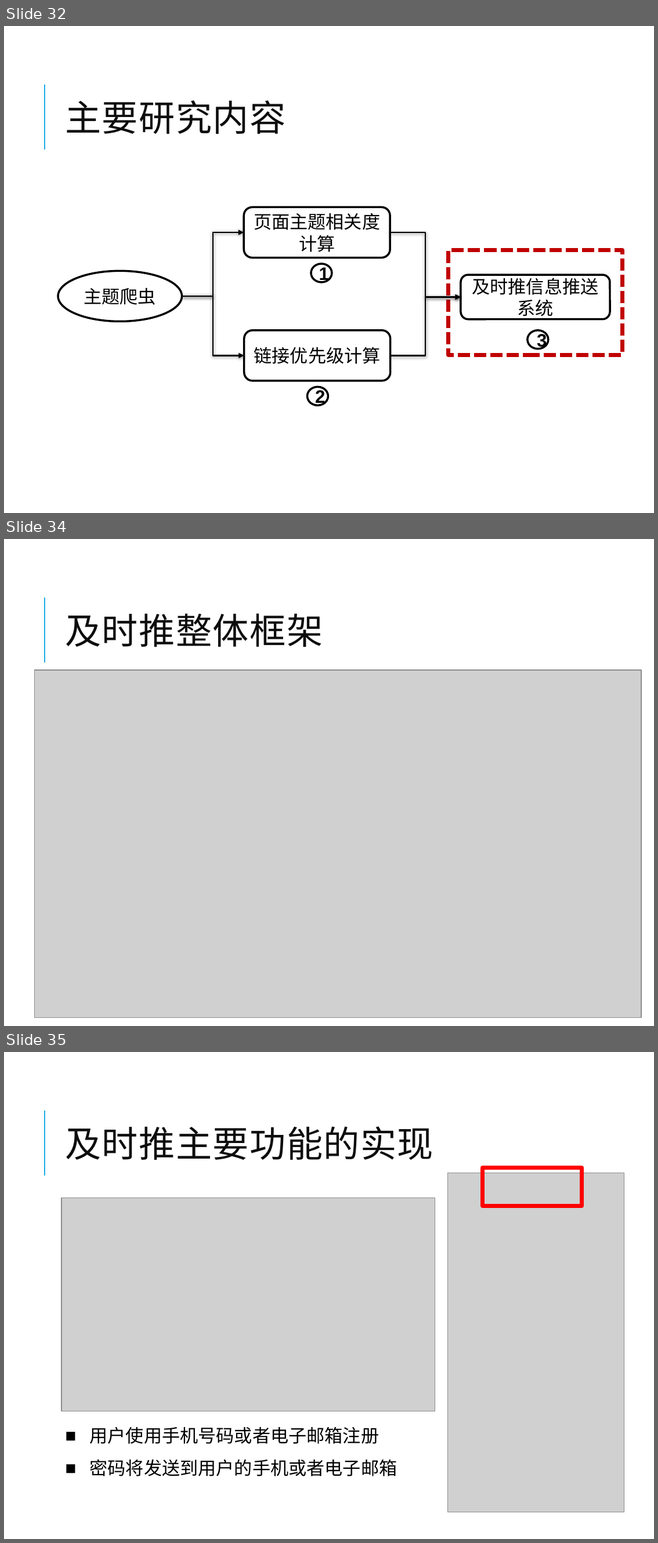
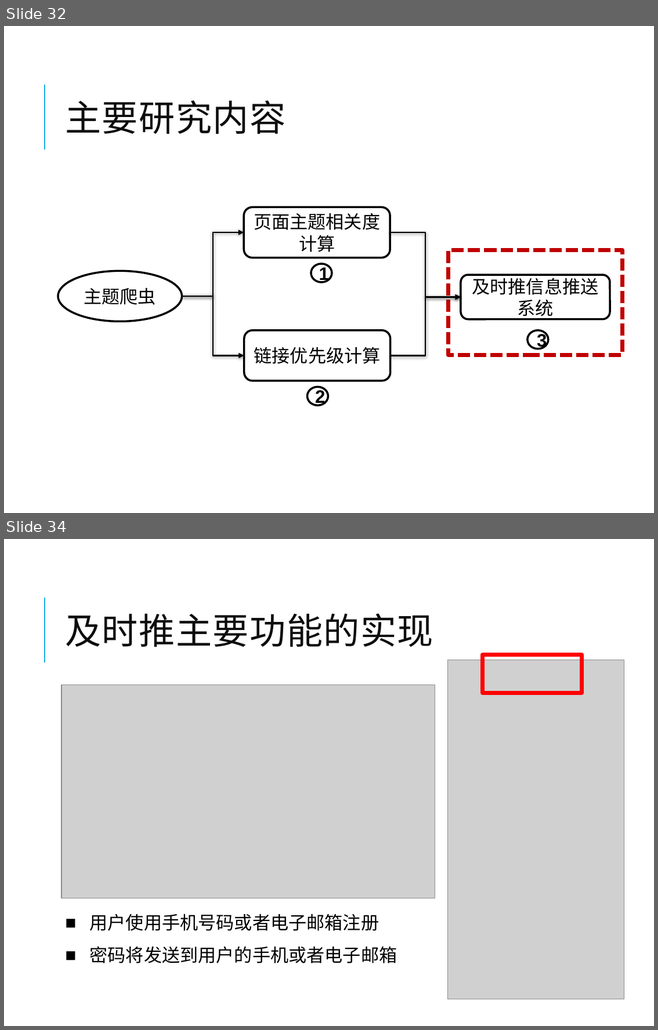
Before and after one commit to winniehajing/paper, a slide deck: 张静-毕设.pptx. Shown one above the other, each under a label of ours: slides 32, 34 and 35 before the commit, slides 32 and 34 after it; the slides between them are not shown. The pictures are 658x1543 and 658x1030 pixels, drawn with LibreOffice and Linux fonts; fonts in the diff are those of the drawing; grey boxes stand for pictures. Boxes give left, top, right and bottom in pixels: in the first picture for what was removed or moved away, otherwise in the second. Text is boxed around its words. In the diff, an @@ line names an element or a change of style, - is before the commit and + after.

```diff
--- a/张静-毕设.pptx
+++ b/张静-毕设.pptx
@@ slide 34 removed at box(4, 539, 654, 1026), background #FFFFFF; not listed: 1 template element that a slide beside it also shows @@
@@ title removed at box(65, 613, 322, 647) @@
-及时推整体框架
@@ picture removed at box(35, 670, 641, 1019) @@
@@ what was slide 35 is now slide 34 @@
```
Also in this commit, not shown: 6 slides changed, 2 other files.
